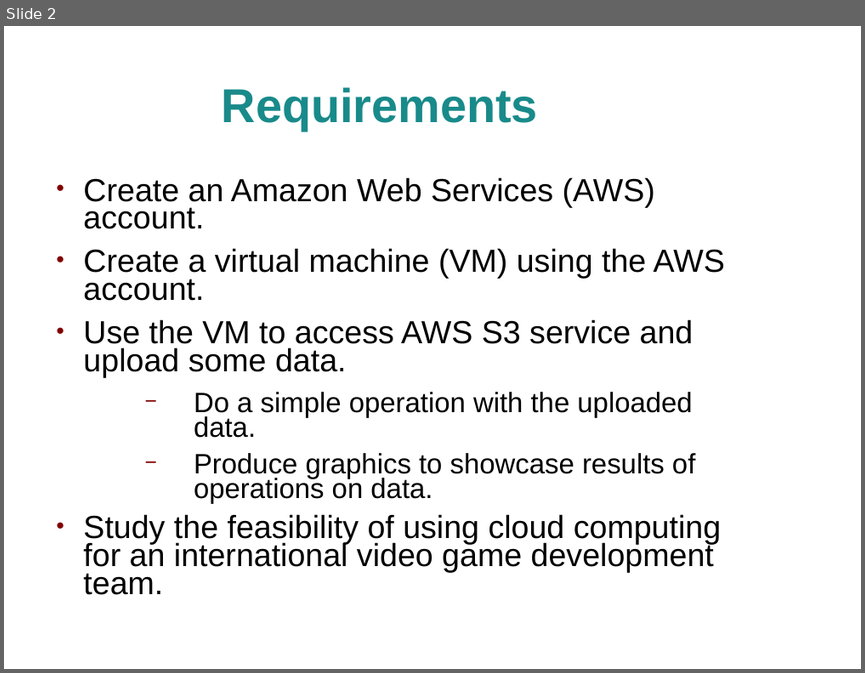
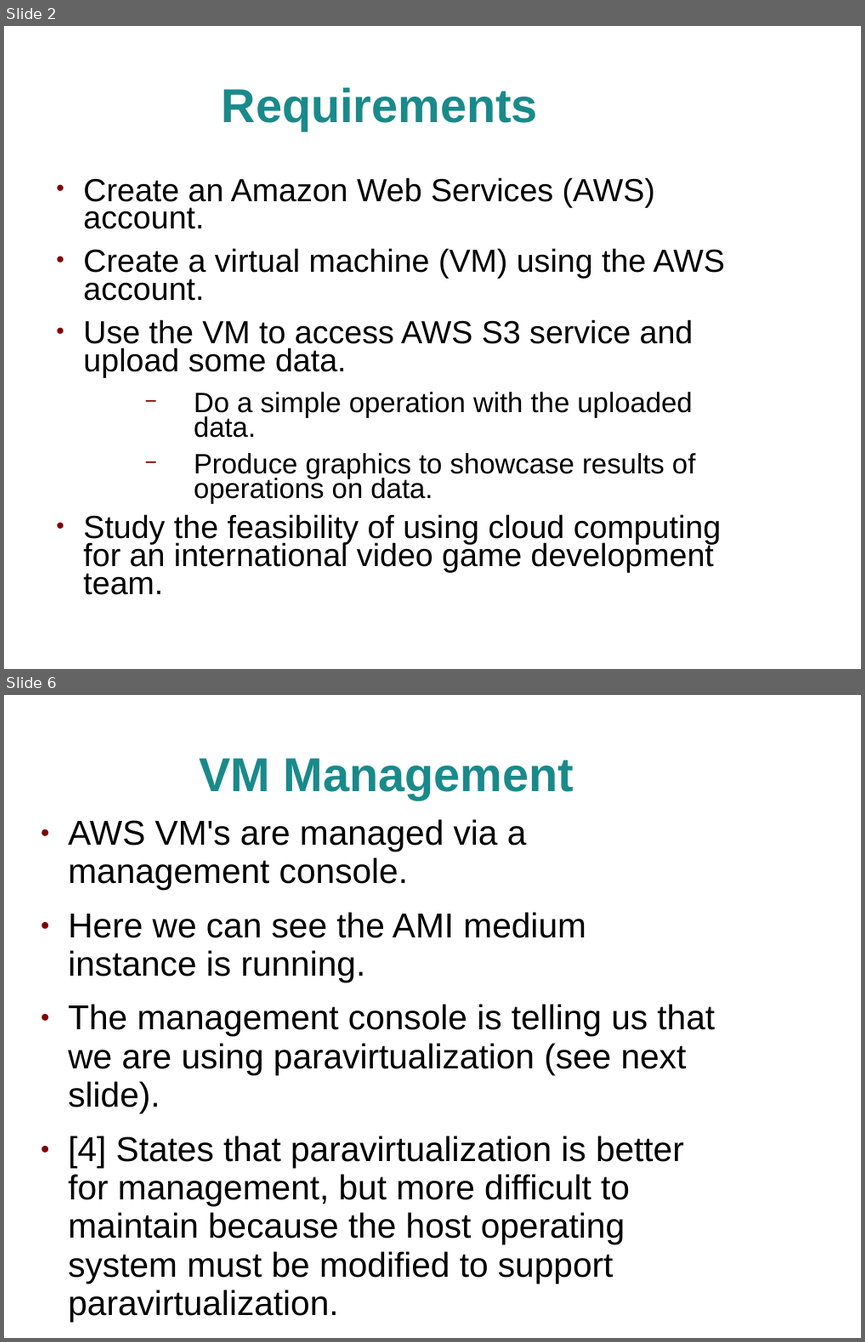
Before and after one commit to jhancock1975/cloud, a slide deck: assignment-1/assignment-1.ppt. Shown one above the other, each under a label of ours: slide 2 before the commit, slides 2 and 6 after it; the slides between them are not shown. The pictures are 865x673 and 865x1342 pixels, drawn with LibreOffice and Linux fonts; fonts in the diff are those of the drawing; background and template pictures are left out. Boxes give left, top, right and bottom in pixels: in the first picture for what was removed or moved away, otherwise in the second. Text is boxed around its words. In the diff, an @@ line names an element or a change of style, - is before the commit and + after.

```diff
--- a/assignment-1/assignment-1.ppt
+++ b/assignment-1/assignment-1.ppt
@@ slide 6 added at (x1=4, y1=695, x2=861, y2=1338), background picture (left out) @@
@@ title added at (x1=199, y1=758, x2=574, y2=800), 44 pt, text #198A8A, bold @@
+VM Management
@@ text added at (x1=68, y1=819, x2=715, y2=1321), 32 pt, text #000000 @@
+● AWS VM's are managed via a management console.
+● Here we can see the AMI medium instance is running.
+● The management console is telling us that we are using paravirtualization (see next slide).
+● [4] States that paravirtualization is better for management, but more difficult to maintain because the host operating system must be modified to support paravirtualization.
```
Also in this commit, not shown: 2 slides changed, 3 other slides added, 1 other file.
